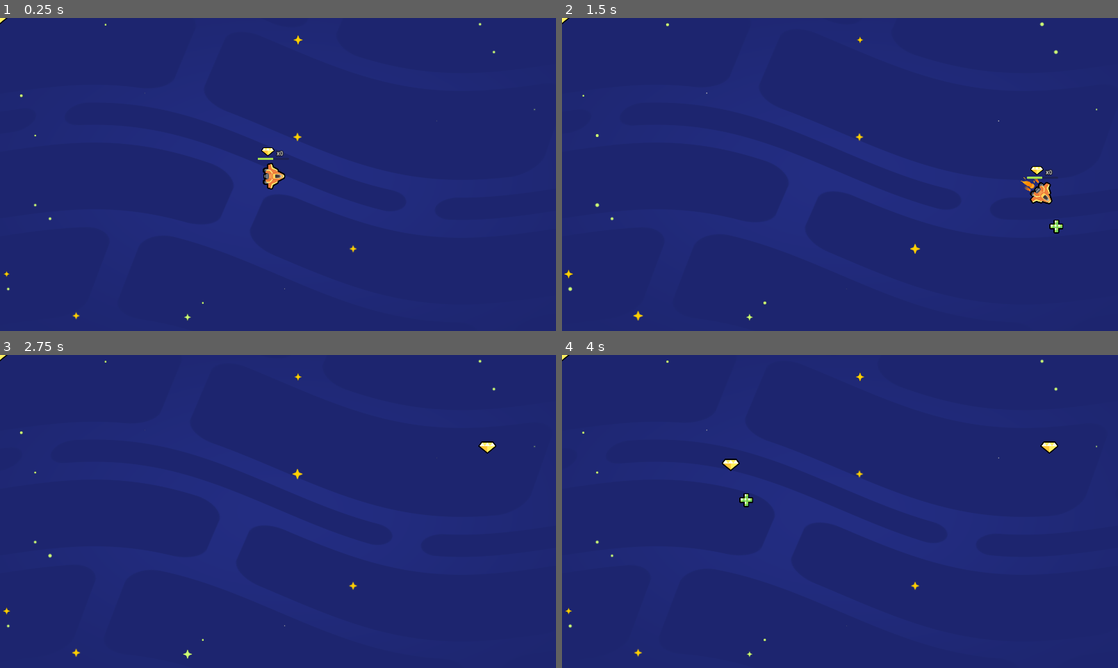
Above: before the commit, frames 1-4 (two rows, left to right).
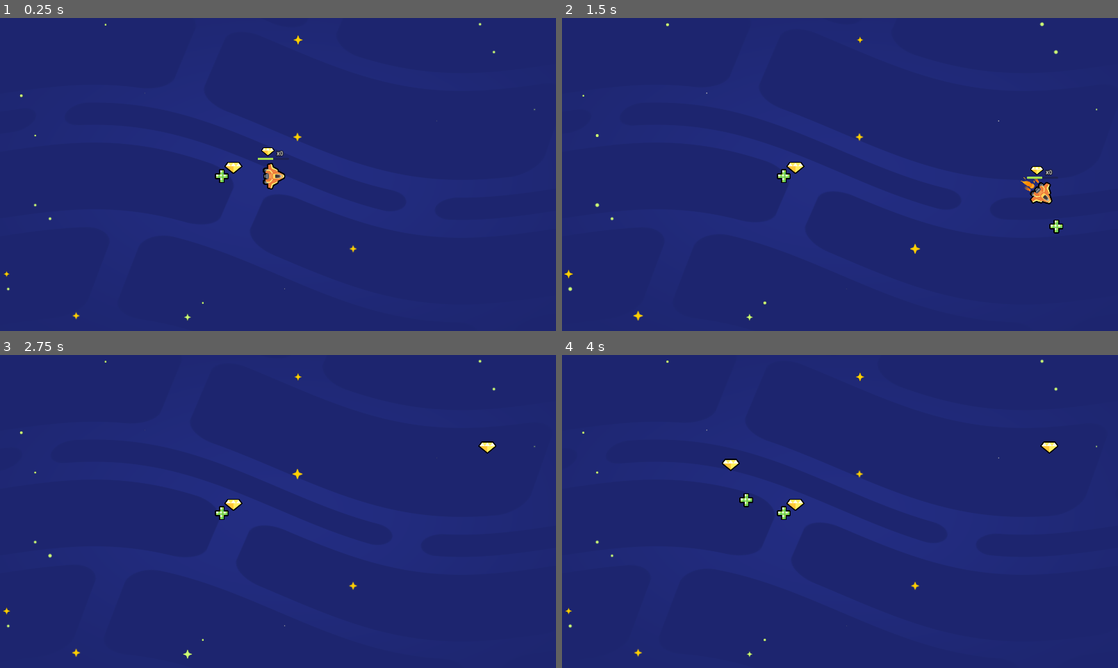
Above: after the commit, the same moments.

Repository: Yujing14/2d-GameDev-Course
Game: Godot game, scene res://lessons/space_level.tscn
Two runs of this game, one before a commit and one after it. Both use one fixed random seed, a clock stepped at 60 frames per second and the inputs below.
Inputs:
- Up to frame 1 (0.25 s): no input
- Up to frame 2 (1.5 s): hold D (move_right) 0.53-1.28 s; hold S (move_down) from 1.28 s (still down)
- Up to frame 3 (2.75 s): release S (move_down) at 2.03 s; hold D (move_right) from 2.03 s (still down)
- Up to frame 4 (4 s): release D (move_right) at 2.78 s; hold W (move_up) 2.78-3.53 s; tap Enter at 3.5 s; hold A (move_left) from 3.53 s (still down)

The runs differ from the first frame. In frame 1, 0.2% of the frame differs, in the area x 0-44%, y 0-53%; in frame 2, 0.2%; in frame 3, 0.2%; in frame 4, 0.2%.

Commit message:
L8 Completed

Diff:
--- a/05.loot_it_all_workbook/gem.tscn
+++ b/05.loot_it_all_workbook/gem.tscn
@@ -7,6 +7,7 @@
 radius = 32.0
 
 [node name="Gem" type="Area2D" groups=["gem"]]
+collision_layer = 2
 script = ExtResource("1_fsv8e")
 
 [node name="Sprite2D" type="Sprite2D" parent="."]
--- a/05.loot_it_all_workbook/health_pack.tscn
+++ b/05.loot_it_all_workbook/health_pack.tscn
@@ -7,6 +7,7 @@
 radius = 32.0
 
 [node name="HealthPack" type="Area2D" groups=["healing_item"]]
+collision_layer = 2
 script = ExtResource("1_1spm2")
 
 [node name="Sprite2D" type="Sprite2D" parent="."]
--- a/05.loot_it_all_workbook/lessons/ship.tscn
+++ b/05.loot_it_all_workbook/lessons/ship.tscn
@@ -22,6 +22,7 @@
 outline_color = Color(0, 0, 0, 1)
 
 [node name="Ship" type="Area2D"]
+collision_mask = 2
 script = ExtResource("4_p1sls")
 
 [node name="Sprite2D" type="Sprite2D" parent="."]
--- a/05.loot_it_all_workbook/lessons/space_level.tscn
+++ b/05.loot_it_all_workbook/lessons/space_level.tscn
@@ -1,8 +1,10 @@
-[gd_scene load_steps=4 format=3 uid="uid://btkjymc78ap8d"]
+[gd_scene load_steps=6 format=3 uid="uid://btkjymc78ap8d"]
 
 [ext_resource type="PackedScene" uid="uid://dmv50krf4bo5r" path="res://lessons/ship.tscn" id="2_2j1u5"]
 [ext_resource type="PackedScene" uid="uid://bxfevggvxo634" path="res://assets/background/space_background.tscn" id="3_e6xy1"]
 [ext_resource type="PackedScene" uid="uid://cv6igpkue10ck" path="res://random_item_placer.tscn" id="3_nxjt0"]
+[ext_resource type="PackedScene" uid="uid://3id5f1vd1rn8" path="res://health_pack.tscn" id="4_a8f5q"]
+[ext_resource type="PackedScene" uid="uid://djy41sdwqt4gn" path="res://gem.tscn" id="5_fxy5j"]
 
 [node name="Level" type="Node2D"]
 
@@ -12,3 +14,9 @@
 [node name="SpaceBackground" parent="." instance=ExtResource("3_e6xy1")]
 
 [node name="RandomItemPlacer" parent="." instance=ExtResource("3_nxjt0")]
+
+[node name="HealthPack" parent="." instance=ExtResource("4_a8f5q")]
+position = Vector2(766, 546)
+
+[node name="Gem" parent="." instance=ExtResource("5_fxy5j")]
+position = Vector2(806, 517)
--- a/05.loot_it_all_workbook/random_item_placer.gd
+++ b/05.loot_it_all_workbook/random_item_placer.gd
@@ -7,15 +7,13 @@
 
 
 func _ready() -> void:
-	var gem_scene := preload("gem.tscn")
-	var gem_instance := gem_scene.instantiate()
-	add_child(gem_instance)
 	get_node("Timer").timeout.connect(_on_timer_timeout)
 
 func _on_timer_timeout() -> void:
 	var random_item_scene:PackedScene = item_scenes.pick_random()
 	var item_instance:= random_item_scene.instantiate()
 	add_child(item_instance)
+
 	var viewport_size :=  get_viewport_rect().size
 	var random_position := Vector2(0, 0)
 	random_position.x = randf_range(0, viewport_size.x)
